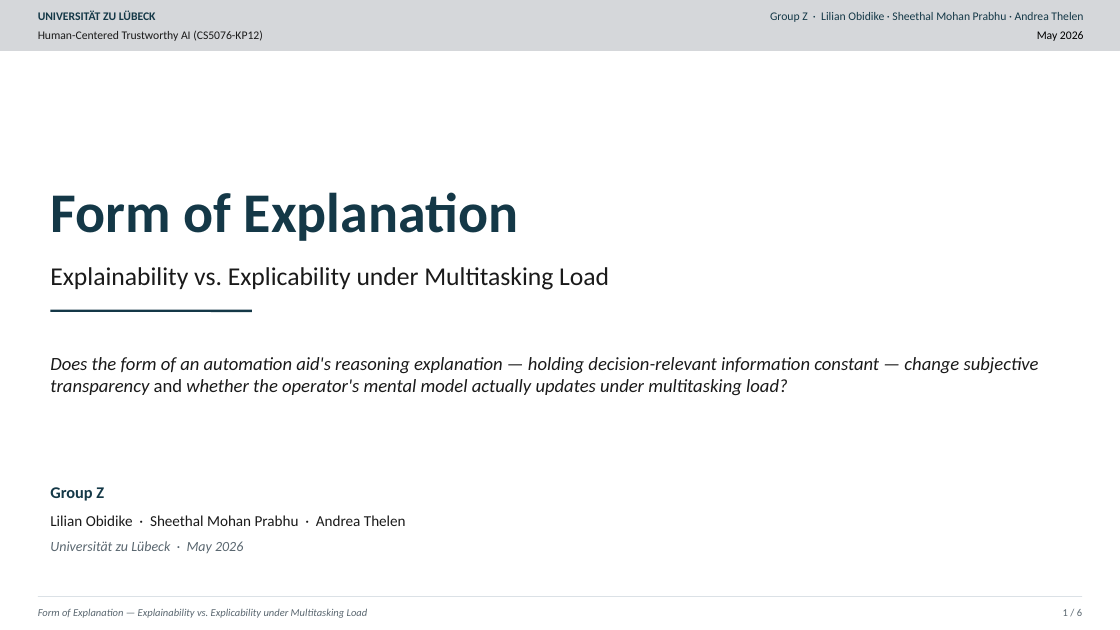
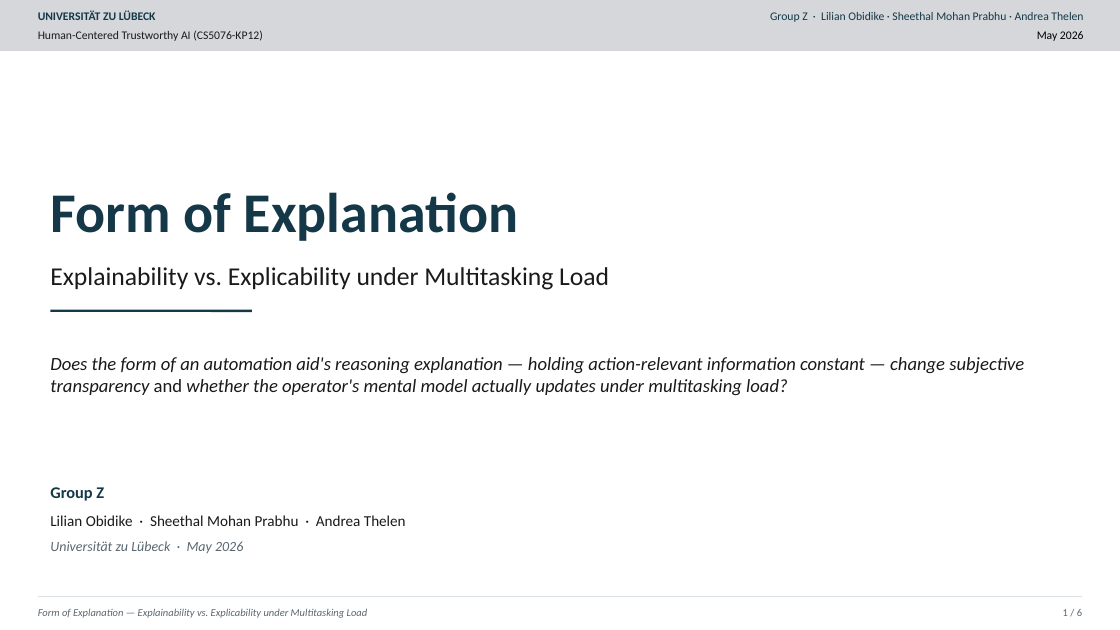
Before and after one commit to AndreaThelen/HumanCenteredAI, a slide deck: slide 1 of Documents/Study.pptx. Drawn at 1120x630 pixels with LibreOffice and Linux fonts; fonts in the diff are those of the drawing. Boxes give left, top, right and bottom in pixels: in the first picture for what was removed or moved away, otherwise in the second. Text is boxed around its words. In the diff, an @@ line names an element or a change of style, - is before the commit and + after.

```diff
--- a/Documents/Study.pptx
+++ b/Documents/Study.pptx
@@ text at [50,357,1024,395]: text changed @@
-Does the form of an automation aid's reasoning explanation — holding decision-relevant information constant — change subjective transparency and whether the operator's mental model actually updates under multitasking load?
+Does the form of an automation aid's reasoning explanation — holding action-relevant information constant — change subjective transparency and whether the operator's mental model actually updates under multitasking load?
```
Also in this commit, not shown: 5 other slides changed, 1 other file.
